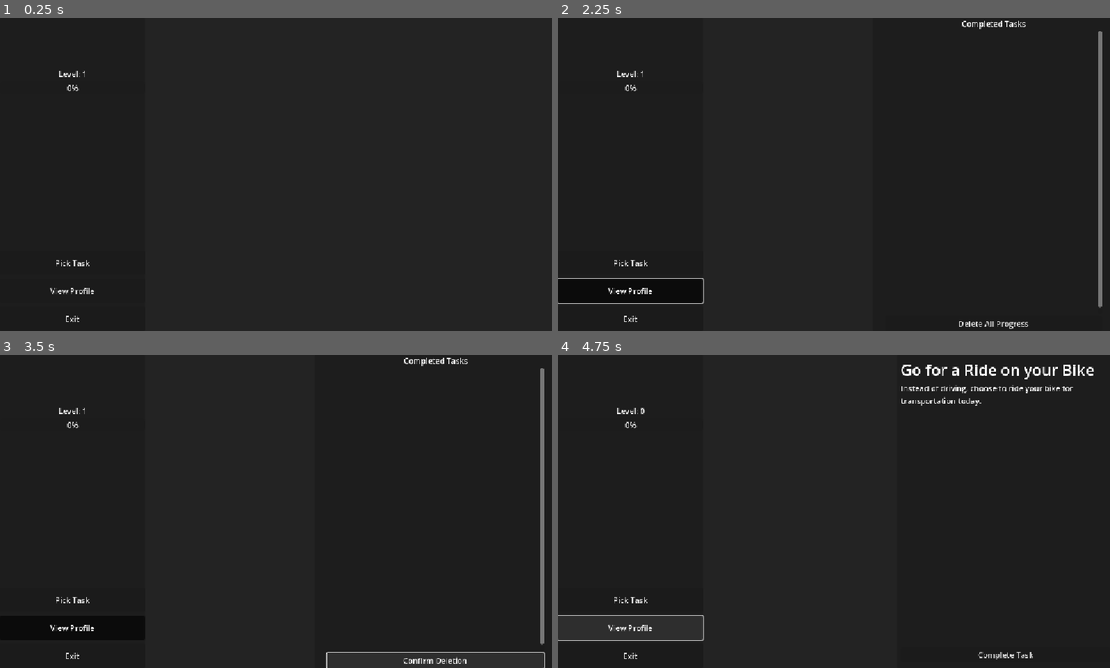
Above: before the commit, frames 1-4 (two rows, left to right).
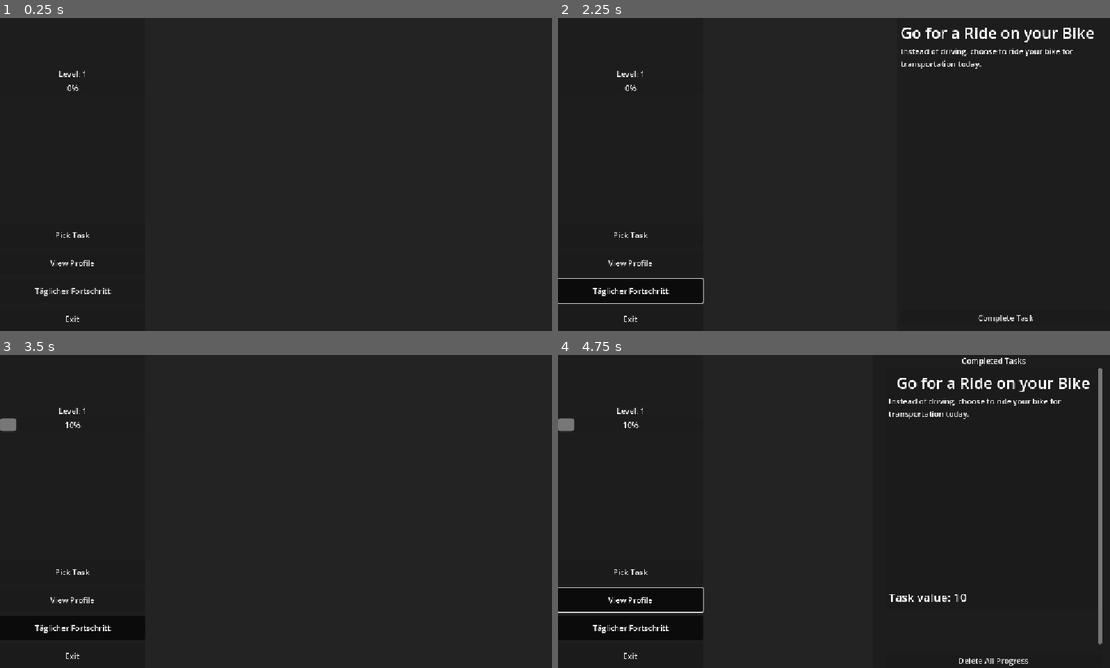
Above: after the commit, the same moments.

Repository: ThisOneLittleLight/greensteps
Game: Godot game, scene res://Scenes/main.tscn
The game is run twice, just before and just after one commit, with the same random seed, the same clock (stepped at 60 frames per second) and the same inputs.
Inputs (mouse positions are in pixels of both pictures, inside the frame that each line leads up to):
- Up to frame 1 (0.25 s): no input
- Up to frame 2 (2.25 s): click "Pick Task" at 0.5 s; click (668, 174) at 1.27 s; click (629, 290) at 2 s, where only the run after the commit has a clickable "Täglicher Fortschritt"
- Up to frame 3 (3.5 s): click (447, 655) at 2.75 s, where only the run after the commit has a clickable "Complete Task"
- Up to frame 4 (4.75 s): click (994, 661) at 3.5 s, where only the run before the commit has a clickable "Confirm Deletion"; click "View Profile" at 4.25 s

The runs differ from the first frame. In frame 1, 0.3% of the frame differs, in the area x 6-21%, y 68-89%; in frame 2, 2.2%; in frame 3, 1.5%; in frame 4, 5.5%, in the area x 0-99%, y 0-100%.

Commit message:
Add daily progress button to control view and implement progress saving functionality

Diff:
--- a/Scenes/Components/control_view.tscn
+++ b/Scenes/Components/control_view.tscn
@@ -78,6 +78,12 @@
 toggle_mode = true
 text = "View Profile"
 
+[node name="Button5" type="Button" parent="Panel/VBoxContainer2/VBoxContainer"]
+custom_minimum_size = Vector2(200, 50)
+layout_mode = 2
+toggle_mode = true
+text = "Täglicher Fortschritt"
+
 [node name="Button4" type="Button" parent="Panel/VBoxContainer2/VBoxContainer"]
 visible = false
 custom_minimum_size = Vector2(200, 50)
--- a/Scripts/Runtime/Globals/TaskManager.gd
+++ b/Scripts/Runtime/Globals/TaskManager.gd
@@ -66,7 +66,10 @@
 
 func _input(event: InputEvent) -> void:
 	if event.is_action_pressed("ui_accept"):
-		save_active_task_to_disk()
+		#save_active_task_to_disk()
+		var date_string : String = "%s.%s"
+		var date_dict : Dictionary = Time.get_date_dict_from_system()
+		print(date_string % [str(date_dict.day), str(date_dict.month)])
 
 
 func save_active_task_to_disk():
@@ -115,6 +118,7 @@
 	completed_tasks.append(active_task.task_name)
 	print(active_task.task_name)
 
+	save_progress_file(active_task)
 	active_task = null
 	delete_saved_task()
 
@@ -129,3 +133,23 @@
 	DirAccess.remove_absolute("user://completedTasks.save")
 
 	completed_tasks.clear()
+
+
+func save_progress_file(task : Task):
+	var safe_file = FileAccess.open("user://progress.save", FileAccess.WRITE)
+
+	# Format [Name, Points, Date]
+	var output : Array = []
+	output.append(task.task_name)
+	output.append(task.experience_value)
+	var date_string : String = "%s.%s"
+	var date_dict : Dictionary = Time.get_date_dict_from_system()
+	output.append(date_string % [str(date_dict.day), str(date_dict.month)])
+
+	var save_dict : Dictionary = {
+		"completed" : output,
+	}
+
+	var json_string = JSON.stringify(save_dict)
+
+	safe_file.store_line(json_string)
